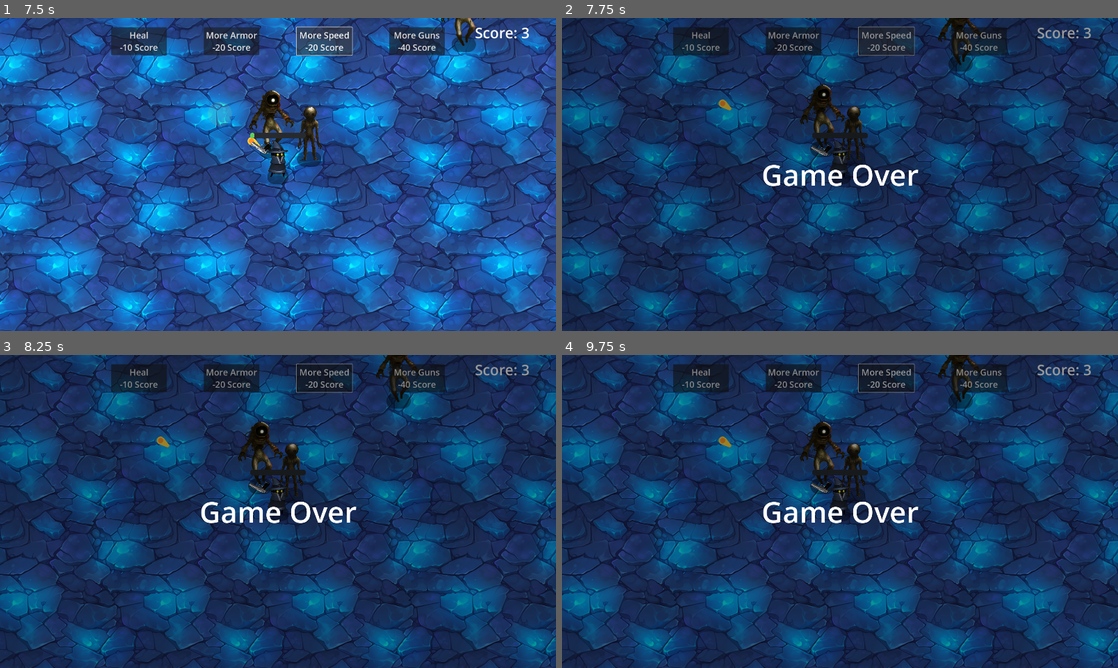
Above: before the commit, frames 1-4 (two rows, left to right).
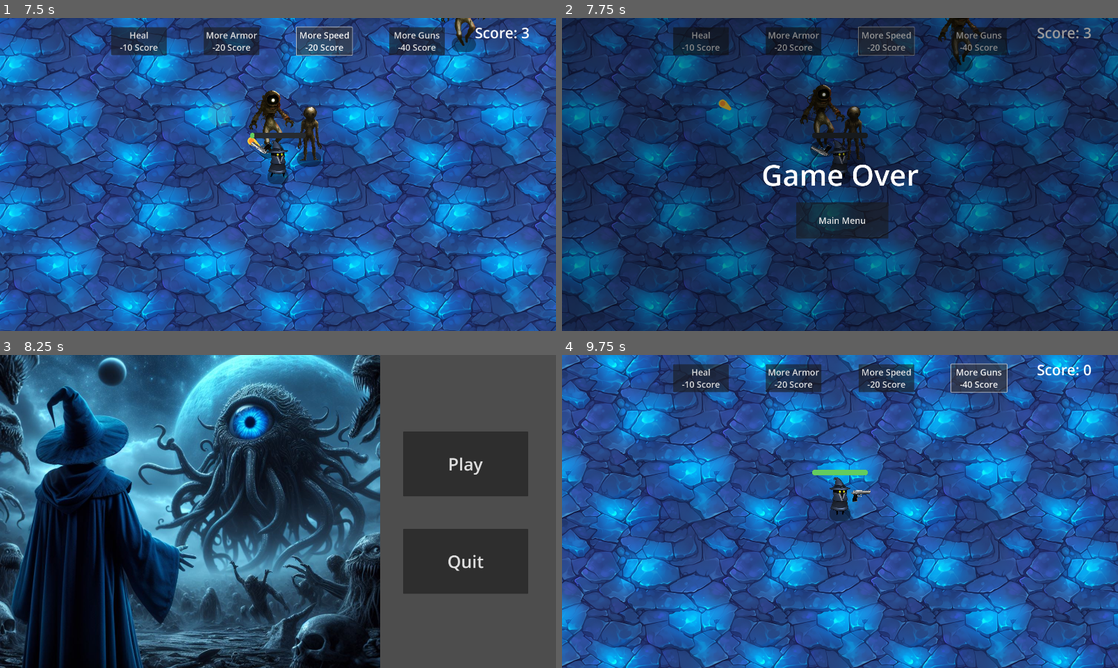
Above: after the commit, the same moments.

Repository: Marcel-MD/survivors-game
Game: Godot game, scene res://main.tscn
Same seed, same stepped clock (60 frames per second), same inputs: the game is played once before the commit and once after it. Sound files missing from this copy of the repository are replaced by a short silence.
Inputs (mouse positions are in pixels of both pictures, inside the frame that each line leads up to):
- Up to frame 1 (7.5 s): click "Play" at 0.5 s; click "Heal -10 Score" at 1.25 s; click "More Armor -20 Score" at 2 s; click "More Speed -20 Score" at 2.75 s; hold W (move_up) 3.53-5.03 s; hold A (move_left) 5.03-6.53 s; hold S (move_down) 6.53-7.28 s; hold D (move_right) from 7.28 s (still down)
- Up to frame 2 (7.75 s): keep holding D (move_right)
- Up to frame 3 (8.25 s): release D (move_right) at 8 s; click (278, 558) at 8 s, where only the run after the commit has a clickable "Main Menu"
- Up to frame 4 (9.75 s): click (1029, 464) at 8.75 s, where only the run after the commit has a clickable "Play"; click (979, 376) at 9.5 s, where only the run after the commit has a clickable "More Guns -40 Score"

Frame 1 is identical in both runs. In frame 2, 1.8% of the frame differs, in the area x 42-59%, y 58-71%; in frame 3, 91%, in the area x 0-100%, y 0-100%; in frame 4, 90%.
Error in both runs: Attempt to call function 'play' in base 'null instance' on a null instance. (res://game.gd:66)

Commit message:
Add unpause button

Diff:
--- /dev/null
+++ b/GameOverScreen.gd
@@ -0,0 +1,6 @@
+extends CanvasLayer
+
+
+func _on_button_pressed():
+	get_tree().paused = false
+	get_tree().change_scene_to_file("res://main.tscn")
--- a/game.tscn
+++ b/game.tscn
@@ -7,6 +7,7 @@
 [ext_resource type="Texture2D" uid="uid://dumcwfoksv80m" path="res://ground/green_ground_512.png" id="4_bqhbi"]
 [ext_resource type="Texture2D" uid="uid://r4u7nw07qpap" path="res://ground/blue_ground_512.png" id="5_mcuj0"]
 [ext_resource type="AudioStream" uid="uid://eexvkvqw2ewi" path="res://music/No Aliens Here.mp3" id="7_sj7fc"]
+[ext_resource type="Script" path="res://GameOverScreen.gd" id="8_q2ilw"]
 
 [sub_resource type="TileSetAtlasSource" id="TileSetAtlasSource_da165"]
 texture = ExtResource("2_2qg0h")
@@ -130,7 +131,9 @@
 
 [node name="GameOverScreen" type="CanvasLayer" parent="."]
 unique_name_in_owner = true
+process_mode = 2
 visible = false
+script = ExtResource("8_q2ilw")
 
 [node name="ColorRect" type="ColorRect" parent="GameOverScreen"]
 anchors_preset = 15
@@ -157,6 +160,14 @@
 theme_override_font_sizes/font_size = 100
 text = "Game Over"
 
+[node name="Button" type="Button" parent="GameOverScreen"]
+offset_left = 809.0
+offset_top = 636.0
+offset_right = 1127.0
+offset_bottom = 761.0
+theme_override_font_sizes/font_size = 30
+text = "Main Menu"
+
 [connection signal="pressed" from="CanvasLayer/HealButton" to="." method="_on_heal_button_pressed"]
 [connection signal="pressed" from="CanvasLayer/ArmorButton" to="." method="_on_armor_button_pressed"]
 [connection signal="pressed" from="CanvasLayer/SpeedButton" to="." method="_on_speed_button_pressed"]
@@ -164,3 +175,4 @@
 [connection signal="health_depleted" from="Player" to="." method="_on_player_health_depleted"]
 [connection signal="finished" from="Player/MusicPlayer" to="." method="_on_music_player_finished"]
 [connection signal="timeout" from="EnemySpawnTimer" to="." method="_on_timer_timeout"]
+[connection signal="pressed" from="GameOverScreen/Button" to="GameOverScreen" method="_on_button_pressed"]
Not shown: 1 places in game.tscn that only renumber resources
Not shown, changed: .DS_Store
